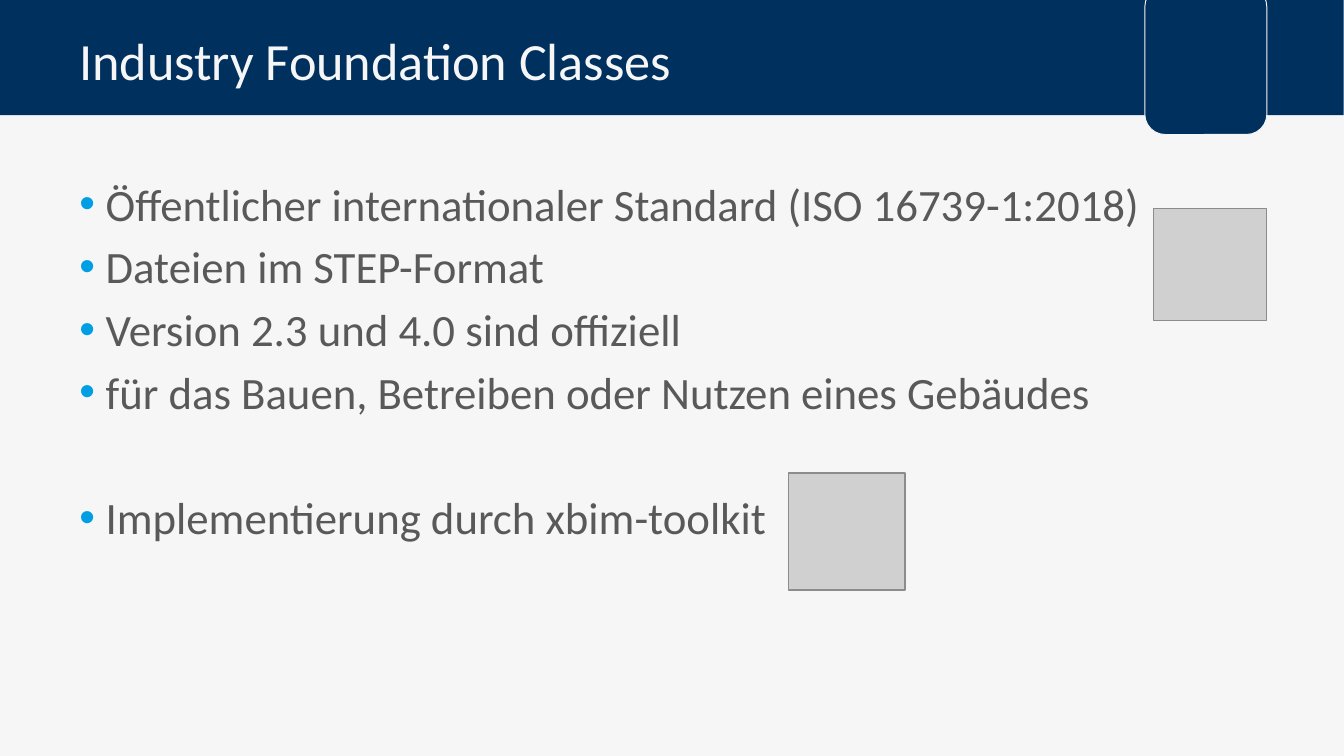
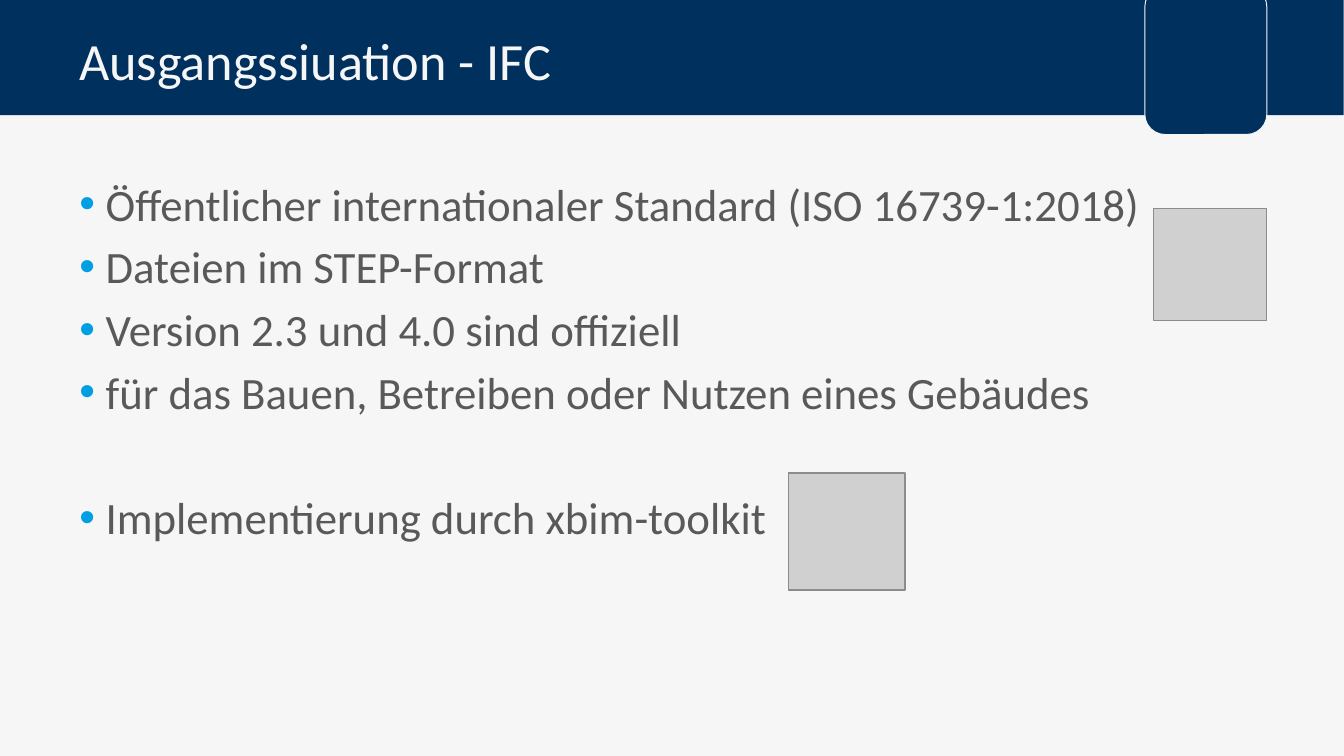
Before and after one commit to FlowBYRN/BaMaterialStandartisation, a slide deck: slide 7 of documents/Verteidigung.pptx (slide 9 before the commit). Drawn at 1344x756 pixels with LibreOffice and Linux fonts; fonts in the diff are those of the drawing; grey boxes stand for pictures; background and template pictures are left out. Boxes give left, top, right and bottom in pixels: in the first picture for what was removed or moved away, otherwise in the second. Text is boxed around its words. In the diff, an @@ line names an element or a change of style, - is before the commit and + after.

```diff
--- a/documents/Verteidigung.pptx
+++ b/documents/Verteidigung.pptx
@@ title at bbox=[79, 44, 551, 89]: text changed @@
-Industry Foundation Classes
+Ausgangssiuation - IFC
```
Also in this commit, not shown: 13 other slides changed, 22 slides added, 14 slides removed, 1 other file.
